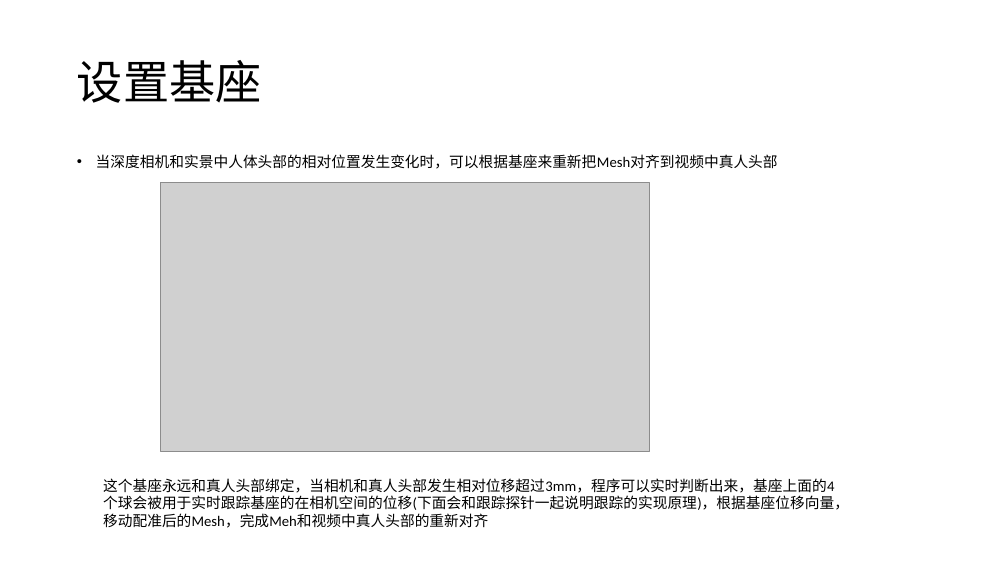
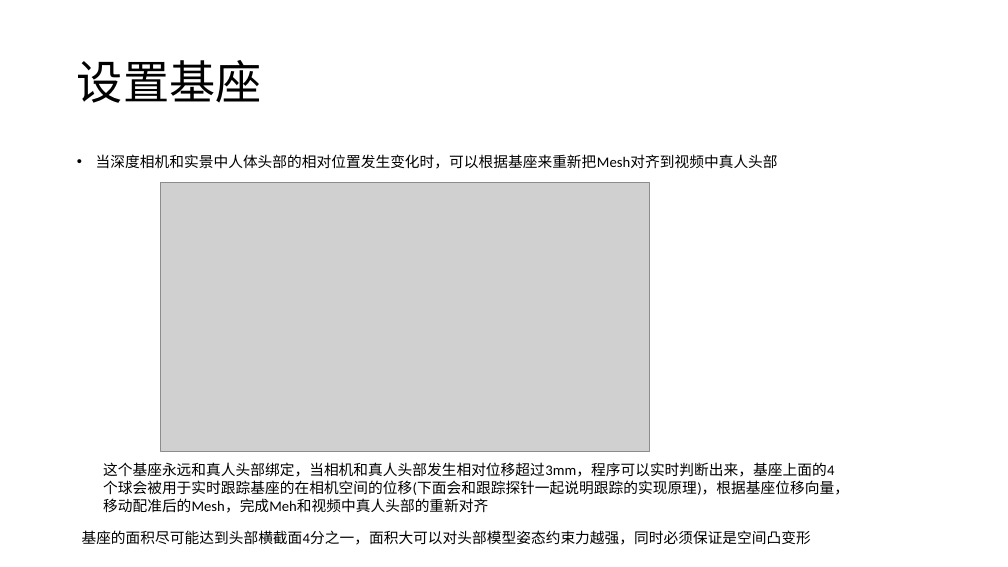
Before and after one commit to lijun4727/cam_navigation, a slide deck: slide 5 of doc/功能介绍与核心实现.pptx. Drawn at 1008x567 pixels with LibreOffice and Linux fonts; fonts in the diff are those of the drawing; grey boxes stand for pictures. Boxes give left, top, right and bottom in pixels: in the first picture for what was removed or moved away, otherwise in the second. Text is boxed around its words. In the diff, an @@ line names an element or a change of style, - is before the commit and + after.

```diff
--- a/doc/功能介绍与核心实现.pptx
+++ b/doc/功能介绍与核心实现.pptx
@@ text "这个基座永远和真人头部绑定，当相机和真人头部发生相对位移超过3mm，程序可以实时判断出来，基座上面的4个球会被用于实时跟 ...": place and size @@
-text "这个基座永远和真人头部绑定，当相机和真人头部发生相对位移超过3mm，程序可以实时判断出来，基座上面的4个球会被用于实时跟 ..." at bbox=[103, 478, 849, 528]
+text "这个基座永远和真人头部绑定，当相机和真人头部发生相对位移超过3mm，程序可以实时判断出来，基座上面的4个球会被用于实时跟 ..." at bbox=[103, 462, 849, 513]
@@ text added at bbox=[82, 530, 811, 545], 14 pt, text #000000 @@
+基座的面积尽可能达到头部横截面4分之一，面积大可以对头部模型姿态约束力越强，同时必须保证是空间凸变形
```
Also in this commit, not shown: 4 other slides changed, 1 slide added.
